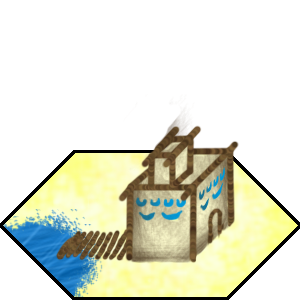
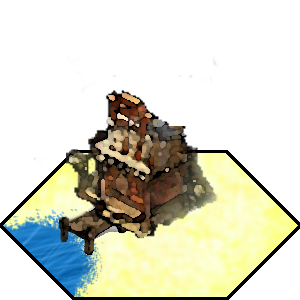
Layers edited between the first and the second 300 x 300 image:
painted on "Layer 5" over [66, 56, 239, 264]
removed layer "Layer 9" over [134, 196, 187, 222]
painted on "Layer 4" over [30, 130, 230, 263]
removed layer "Layer 6" over [56, 174, 233, 264]
renamed "Shape 1" to "Layer 2 copy", showed it, moved it above "Layer 3", painted on it over [30, 136, 239, 264]
removed layer "Layer 7" over [123, 94, 202, 191]
removed layer "Layer 9 copy" over [198, 166, 225, 211]
removed layer "Layer 8" over [151, 142, 191, 181]
hid "Layer 2" over [30, 150, 236, 264]
hid "Layer 1" over [30, 150, 236, 264]
